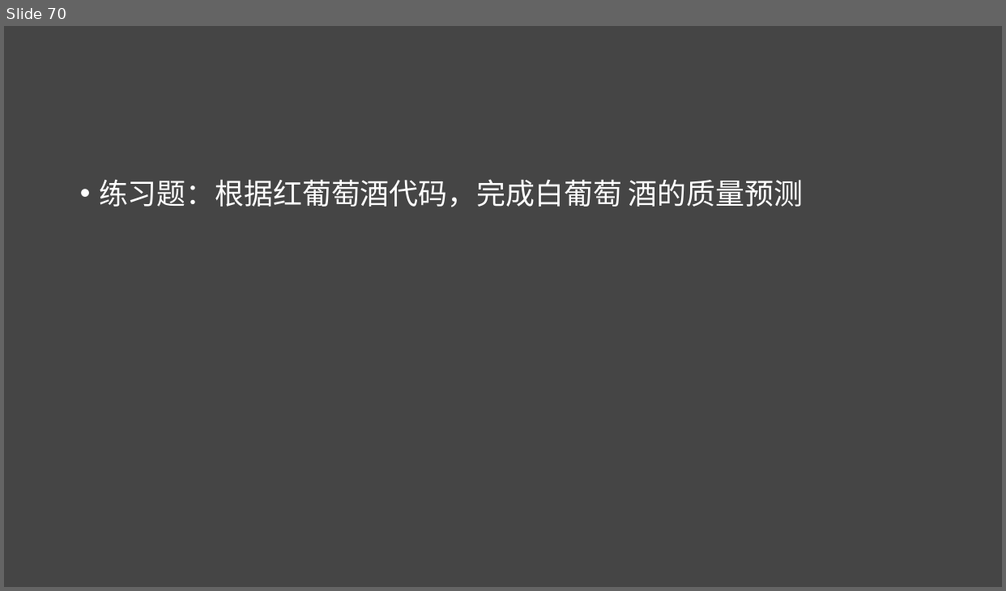
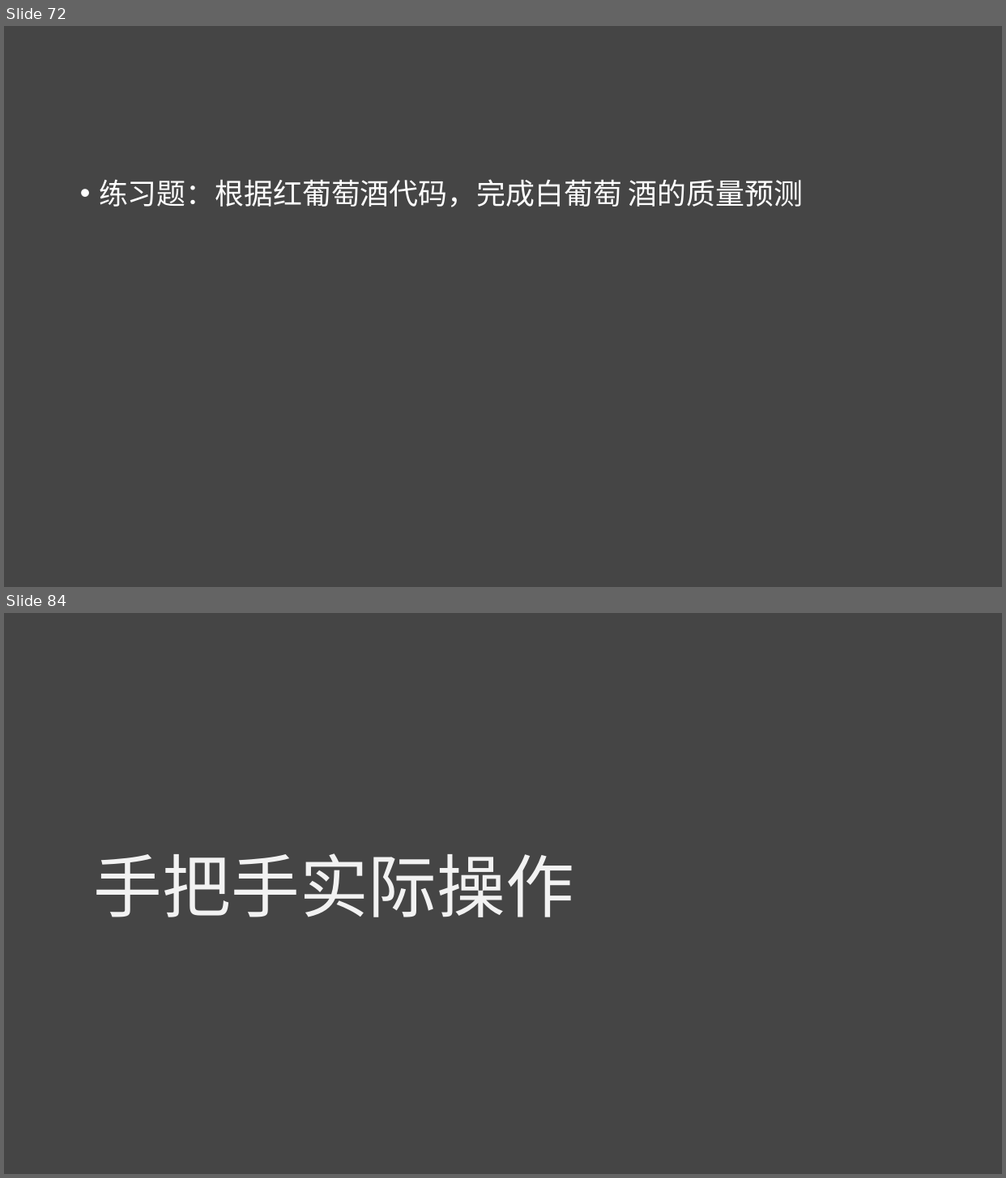
Before and after one commit to lichao312214129/lc_rsfmri_tools_python, a slide deck: The_first_ml_training/第一届机器学习实战班.pptx. Shown one above the other, each under a label of ours: slide 70 before the commit, slides 72 and 84 after it; the slides between them are not shown. The pictures are 1006x591 and 1006x1178 pixels, drawn with LibreOffice and Linux fonts; fonts in the diff are those of the drawing. Boxes give left, top, right and bottom in pixels: in the first picture for what was removed or moved away, otherwise in the second. Text is boxed around its words. In the diff, an @@ line names an element or a change of style, - is before the commit and + after.

```diff
--- a/The_first_ml_training/第一届机器学习实战班.pptx
+++ b/The_first_ml_training/第一届机器学习实战班.pptx
@@ slide 84 added at [4,613,1002,1174], background #454545 @@
@@ text added at [94,854,574,918], 66 pt, text #F2F2F2 @@
+手把手实际操作
@@ what was slide 70 is now slide 72 @@
```
Also in this commit, not shown: 1 slide changed, 23 other slides added, 1 slide removed, 4 other files.
